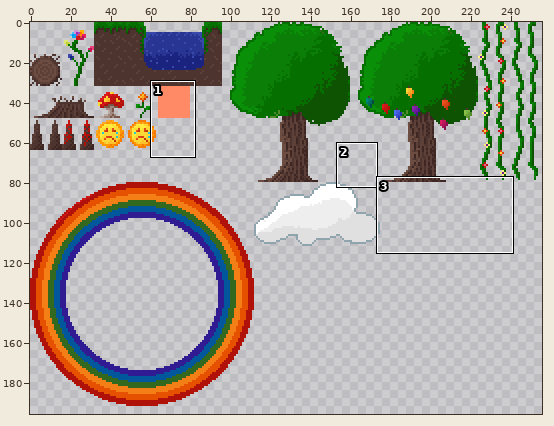
Sprite sheet -- assets/tiles/forest_tiles.png. Above, an overview of the earlier version with the close-up marked.
Close-up. Before the edit:
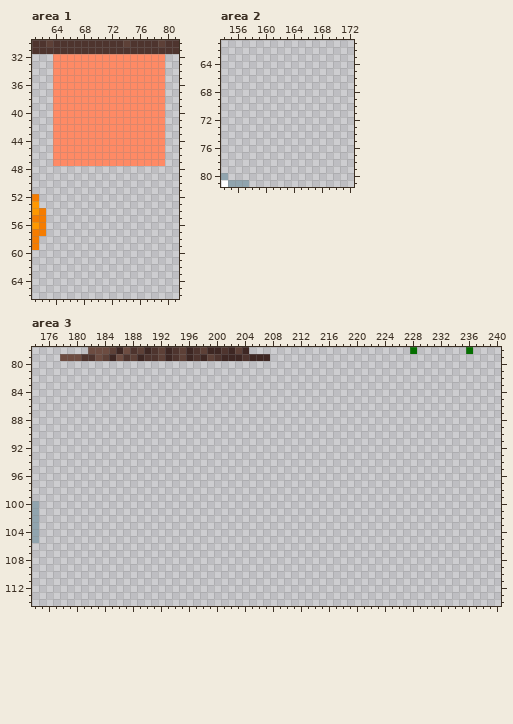
The file is 256x256 pixels. Shown: area 1: x 61..81, y 30..66; area 2: x 154..172, y 61..81; area 3: x 174..240, y 78..114. The wide view leaves out empty margins.
After the commit:
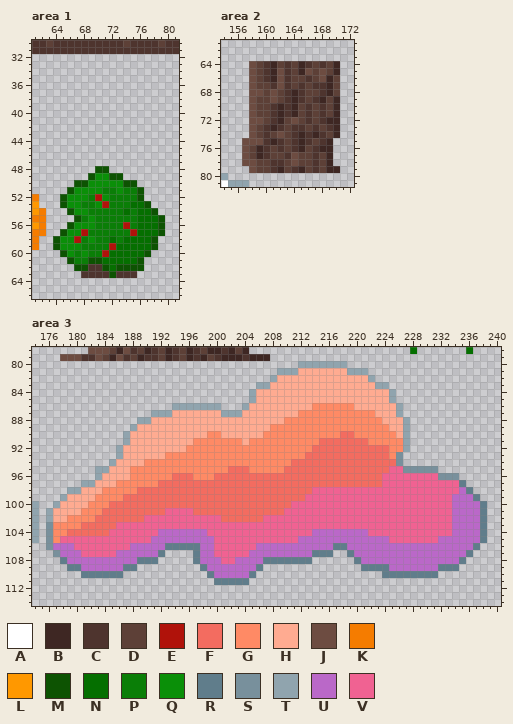
Palette (. is transparent): A #ffffff  B #3e2723  C #4e342e  D #5d4037  E #b0120a  F #f36c60  G #ff8a65  H #ffab91  J #6d4c41  K #f57c00  L #ff9800  M #0d5302  N #056f00  P #0a7e07  Q #0a8f08  R #607d8b  S #78909c  T #90a4ae  U #ba68c8  V #f06292
Commit message: De nu ranzige bril liet de man in tranen uitbarsten.
What changed:
Area 1:
y 32..47: x 64..79 GGGGGGGGGGGGGGGG -> ................
y 48: x 70..71 .. -> MM
y 49: x 69..73 ..... -> MQQMM
y 50: x 67..75 ......... -> MMQQQQQMM
y 51: x 66..76 ........... -> MQQQQPPQPPM
y 52: x 65..76 ............ -> MQQQPEQPPPPM
y 53: x 65..77 ............. -> MQQPPQEPPPNNM
y 54: x 66..78 ............. -> MQQPPPPPNPNNM
y 55: x 67..79 ............. -> MPQPPPPPPNNNM
y 56: x 66..79 .............. -> MQQQPPPPEPNNNM
y 57: x 65..79 ............... -> MQQEPPPPPPENNNM
y 58: x 64..78 ............... -> MQQEPQPPNPNNNNM
y 59: x 64..78 ............... -> MQQQPPPPENNNNNM
y 60: x 65..77 ............. -> MQPQPPENNNNNM
y 61: x 66..76 ........... -> MPPMMNNNNNM
y 62: x 67..76 .......... -> MMCCMNMMMM
y 63: x 68..75 ........ -> CCCCMCCC
Area 2:
y 64: x 158..170 ............. -> JDCBDCDBCDCDB
y 65: x 158..170 ............. -> JDCBJCDBJDJDB
y 66: x 158..170 ............. -> JDCBJCDDCDJBD
y 67: x 158..170 ............. -> JDDCJCDCDCCBD
y 68: x 158..170 ............. -> JJDJDCBCDDCBD
y 69: x 158..170 ............. -> JDDJDCBCDCBDB
y 70..71: x 158..170 ............. -> JDDCBCBDCDCDB
y 72: x 158..170 ............. -> JJDCBDJDCDCBB
y 73: x 158..170 ............. -> JDCBCDCCDCDCB
y 74: x 158..170 ............. -> JDCDJDCBCBCDB
y 75: x 157..169 ............. -> JJJCBCDCBCDCB
y 76: x 157..169 ............. -> JDBCDCDCBDCBB
y 77: x 157..169 ............. -> JDBCDDCJDDCDB
y 78: x 157..169 ............. -> JJDDCCDJDDCDB
y 79: x 158..170 ............. -> JDDCBDCBDCDBB
Area 3:
y 80: x 212..218 ....... -> TTTTTTT
y 81: x 209..221 ............. -> TTTHHHHHHHTTT
y 82: x 208..222 ............... -> THHHHHHHHHHHHHT
y 83: x 206..224 ................... -> TTHHHHHHHHHHHHHHHTT
y 84..85: x 205..225 ..................... -> THHHHHHHHHHHHHHHHHHHT
y 86: x 194..200 ....... -> TTTTTTT; x 204..226 ....................... -> THHHHHHHHHGGGGGGHHHHHHT
y 87: x 191..226 .................................... -> TTTHHHHHHHTTTHHHHHHHHGGGGGGGGGGGHHHT
y 88: x 189..227 ....................................... -> TTHHHHHHHHHHHHHHHHHHHGGGGGGGGGGGGGGHHHT
y 89: x 188..227 ........................................ -> THHHHHHHHHHHHHHHHHHHGGGGGGGGGGGGGGGGGHHT
y 90: x 187..227 ......................................... -> THHHHHHHHHHHGGHHHHHHGGGGGGGGGGGFFGGGGGGHT
y 91: x 187..227 ......................................... -> THHHHHHHHHGGGGGGGHGGGGGGGGGGFFFFFFFGGGGGT
y 92: x 186..227 .......................................... -> THHHHHHHHHGGGGGGGGGGGGGGGGGGFFFFFFFFFFFGGT
y 93: x 186..226 ......................................... -> THHHHHHGGGGGGGGGGGGGGGGGGGGFFFFFFFFFFFFGS
y 94: x 185..226 .......................................... -> THHHHGGGGGGGGGGGGGGGGGGGGGFFFFFFFFFFFFFFFS
y 95: x 183..231 ................................................. -> TTHHHGGGGGGGGGGGGGGFFFGGGGGFFFFFFFFFFFFFFFVVSSSSS
y 96: x 183..234 .................................................... -> THHHHGGGGGGFFFGGGFFFFFFFFFFFFFFFFFFFFFFFFVVVVVVVVSSS
y 97: x 181..235 ....................................................... -> TTHHHGGGGGGFFFFFFFFFFFFFFFFFFFFFFFFFFFFFFFFVVVVVVVVVVVR
y 98: x 179..236 .......................................................... -> TTHHHGGGGGFFFFFFFFFFFFFFFFFFFFFFFFFVVVVVVVVVVVVVVVVVVVVVUR
y 99: x 178..237 ............................................................ -> THHHHGGGGFFFFFFFFFFFFFFFFFFFFFFFFFFVVVVVVVVVVVVVVVVVVVVVUUUR
y 100: x 177..238 .............................................................. -> THHHHGGGFFFFFFFFFFFFFFFFFFFFFFFFFFVVVVVVVVVVVVVVVVVVVVVVVUUUUR
y 101: x 176..238 ............................................................... -> THHHHGGGFFFFFFFFFVVVVFFFFFFFFFFFFFVVVVVVVVVVVVVVVVVVVVVVVVUUUUR
y 102: x 176..238 ............................................................... -> THHGGGGFFFFFFFVVVVVVVVVVVFFFFFFVVVVVVVVVVVVVVVVVVVVVVVVVVVUUUUR
y 103: x 176..238 ............................................................... -> SGGGGFFFFFVVVVVVVVVVVVVVVVVVVVVVVVVVVVVVVVVVVVVVVVVVVVVVVVUUUUR
y 104: x 176..238 ............................................................... -> SGGFFFFFFVVVVVVVUUUUUUUVVVVVVVVVVVVVVVUUUUUUUUVVVVVVVVVVVVUUUUR
y 105: x 176..238 ............................................................... -> SGVVVVVVVVVVVVVUUUUUUUUUVVVVVVVVVVVVUUUUUUUUUUUUUVVVVVVVUUUUUUR
y 106: x 176..237 .............................................................. -> SUUUVVVVVVVVUUUUURRRRRUUVVVVVVUUUUUUUUUUURRUUUUUUUUUUUUUUUUUUR
y 107: x 177..192 ................ -> SUUUVVVVVUUUUUUR; x 197..216 .................... -> RUUVVVVVUUUUUUUUURRR; x 219..236 .................. -> RUUUUUUUUUUUUUUUUR
y 108: x 178..191 .............. -> RUUUUUUUUUURRR; x 197..213 ................. -> RUUUVVUUUURRRRRRR; x 220..235 ................ -> RUUUUUUUUUUUUUUR
y 109: x 179..188 .......... -> RRUUUUUURR; x 198..206 ......... -> RUUUUUUUR; x 221..234 .............. -> RRRRUUUUUUURRR
y 110: x 181..186 ...... -> RRRRRR; x 199..205 ....... -> RUUUUUR; x 224..231 ........ -> RRRRRRRR
y 111: x 200..204 ..... -> RRRRR
Where, in picture pixels (left, top, right, bottom), the same in both close-ups:
changed: (53, 54, 165, 278)
added: (242, 61, 340, 173)
added: (46, 361, 487, 585)
